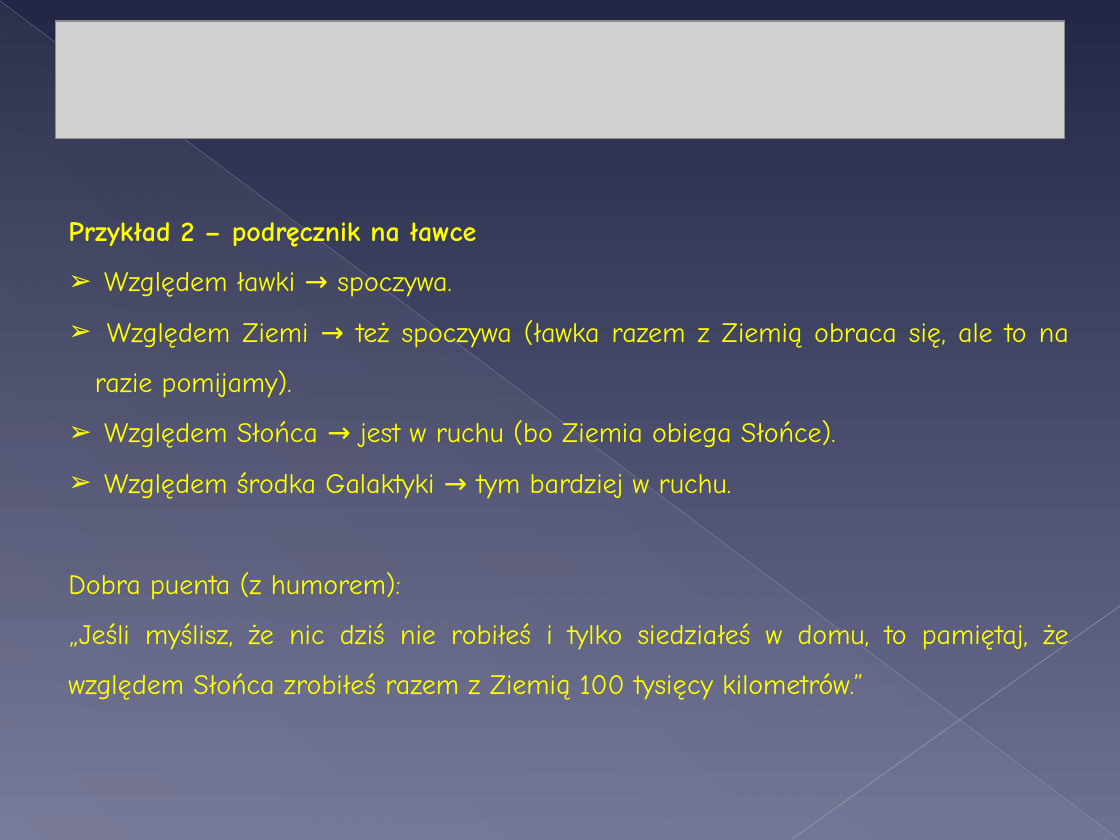
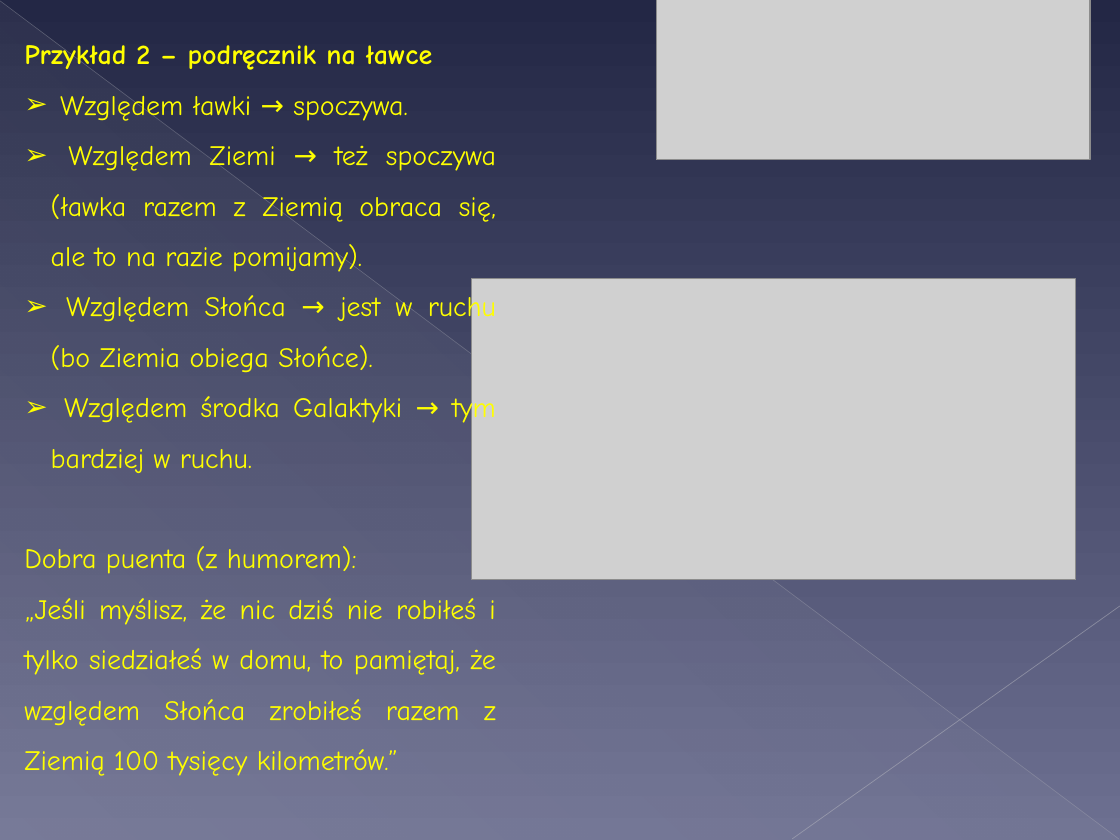
Before and after one commit to MichalMus/Fizyka-w-szkole, a slide deck: slide 6 of 4.Kinematyka/1.Co to jest ruch.ppt (slide 5 before the commit). Drawn at 1120x840 pixels with LibreOffice and Linux fonts; fonts in the diff are those of the drawing; grey boxes stand for pictures. Boxes give left, top, right and bottom in pixels: in the first picture for what was removed or moved away, otherwise in the second. Text is boxed around its words. In the diff, an @@ line names an element or a change of style, - is before the commit and + after.

```diff
--- a/4.Kinematyka/1.Co to jest ruch.ppt
+++ b/4.Kinematyka/1.Co to jest ruch.ppt
@@ text "Przykład 2 – podręcznik na ..." rewrapped from (68,222,1069,700) to (24,45,496,776) @@
@@ picture added at (656,0,1090,159) @@
@@ picture: place and size @@
-picture at (55,21,1064,139)
+picture at (472,279,1075,580)
```
Also in this commit, not shown: 3 other slides changed, 18 slides added, 13 slides removed, 2 other files.
